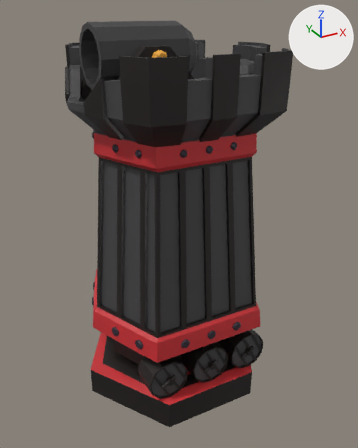
One commit to the glTF model assets/modelos/piezas/pieza3N.glb: the scene before it, then after it.
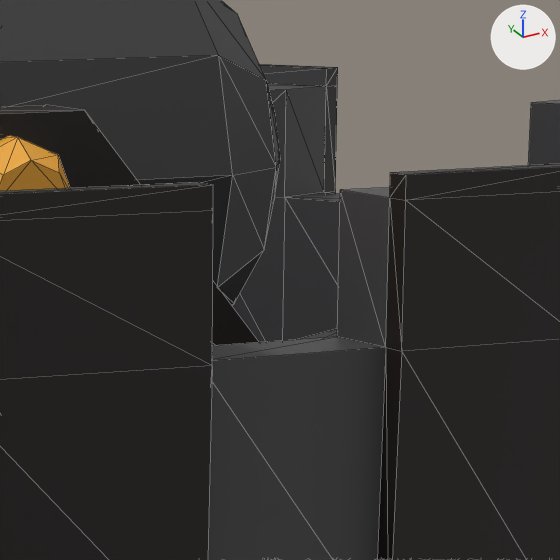
There are two pictures of each version: one whole from a 50 mm lens placed at (-1.14, -2.15, 1.98), pointed at (0.03, -0.03, 0.92), one close up on the part from 44% to 66% of the width and 7% to 24% of the height. Lighting does not change. The marker at upper right points along +X, +Y and +Z. The last two pictures show the newer version. The close-ups show mesh edges as thin lines.

In view in the first close-up: 'Cilindro.012', 'Cubo.889', 'Círculo.038' and 1 more.
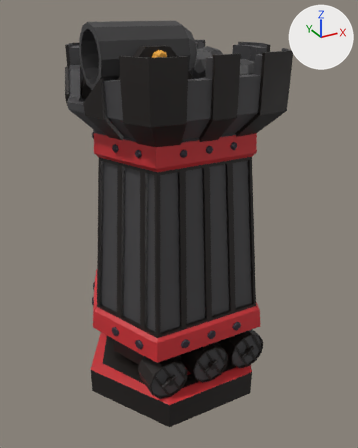
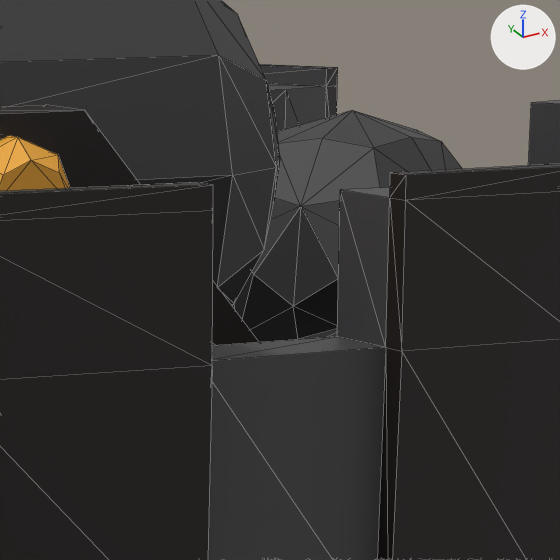
Changed parts and their boxes [x1, y1, x2, y2] in the close-ups (560 x 560 px):
```json
{"object": "Esfera geodésica.039", "change": "added", "after": [233, 110, 462, 342]}
```

The change, as JSON lines over the scene's bpy script:
```json
{"op": "add", "block": "me_esfera_geodésica_009", "code": ["me_esfera_geodésica_009 = bpy.data.meshes.new('Esfera geodésica.009')", "me_esfera_geodésica_009.from_pydata(...)  # 62 vertices, 120 faces; spans x 0.188..0.397, y 0.042..0.254, z 1.585..1.796", "me_esfera_geodésica_009.materials.append(mat_todo_planomalo)  # picture img_paletamala"]}
{"op": "add", "block": "ob_esfera_geodésica_039", "code": ["ob_esfera_geodésica_039 = bpy.data.objects.new('Esfera geodésica.039', me_esfera_geodésica_009)", "ob_esfera_geodésica_039.location = (0.0, 0.0, 0.0)"]}
```
